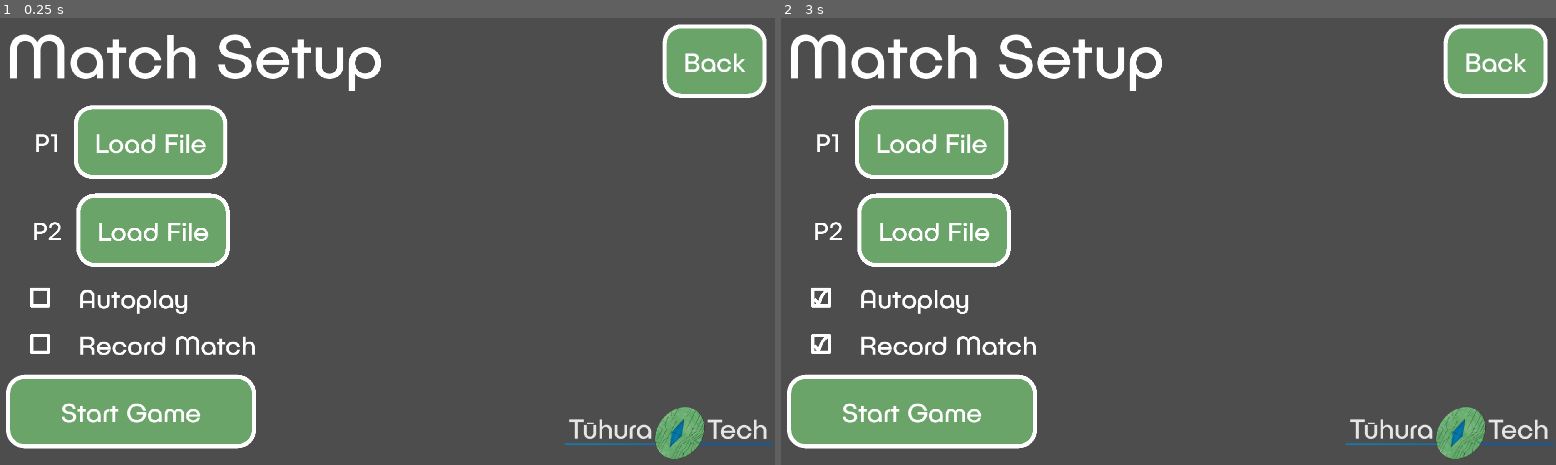
Above: before the commit, frames 1-2 (left to right).
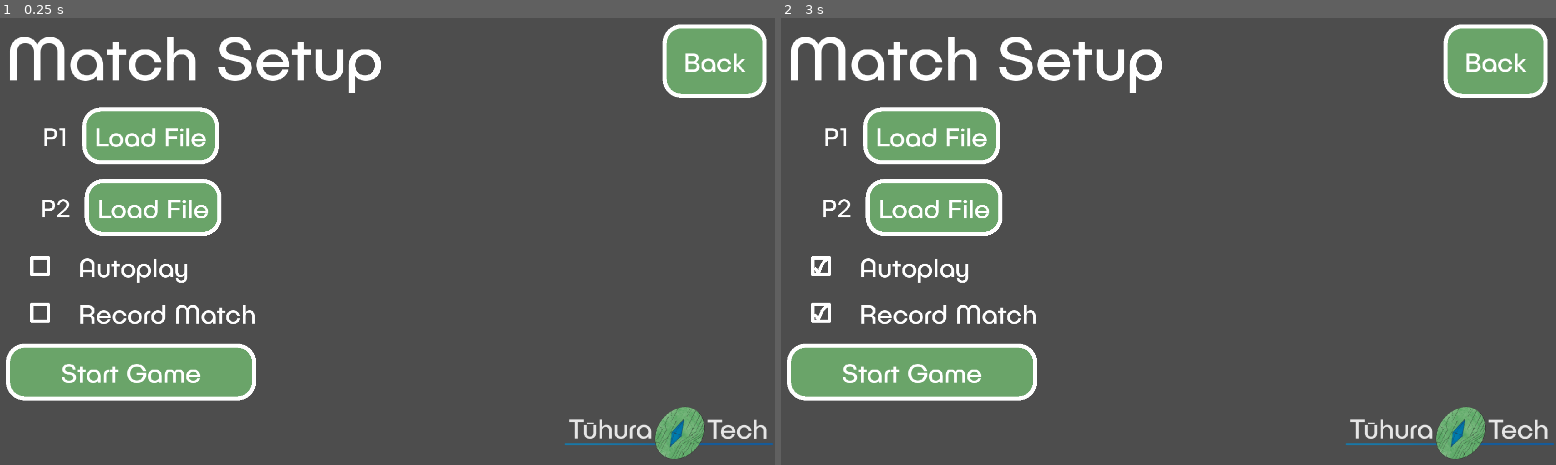
Above: after the commit, the same moments.

Repository: aroyasr/BattleScripts
Game: Godot game, scene res://scenes/match_setup.tscn
Same seed, same stepped clock (60 frames per second), same inputs: the game is played once before the commit and once after it. This scene is started directly instead of the project's main scene.
Inputs:
- Up to frame 1 (0.25 s): no input
- Up to frame 2 (3 s): click "Start Game" at 0.5 s; click "Start Game" at 1.25 s; click "Autoplay" at 2 s; click "Record Match" at 2.75 s

The runs differ from the first frame. In frame 1, 13% of the frame differs, in the area x 0-50%, y 3-97%; in frame 2, 13%.
Error in both runs: Trying to assign value of type 'global.gd' to a variable of type 'GameController.gd'. (res://godot_script/global.gd:8)

Commit message:
Feat: Match screen layout

Diff:
--- a/Assets/button.tres
+++ b/Assets/button.tres
@@ -1,10 +1,10 @@
 [gd_resource type="StyleBoxFlat" format=3 uid="uid://cmq0q1f1lb7qk"]
 
 [resource]
-content_margin_left = 50.0
-content_margin_top = 50.0
-content_margin_right = 50.0
-content_margin_bottom = 50.0
+content_margin_left = 30.0
+content_margin_top = 30.0
+content_margin_right = 30.0
+content_margin_bottom = 30.0
 bg_color = Color(0.415686, 0.643137, 0.411765, 1)
 border_width_left = 10
 border_width_top = 10
--- /dev/null
+++ b/Assets/turn_counter.tres
@@ -0,0 +1,17 @@
+[gd_resource type="Theme" load_steps=3 format=3 uid="uid://cpbrcfvqb8ah7"]
+
+[ext_resource type="FontFile" uid="uid://ci74i11770cx5" path="res://Assets/FaceType - PublicaPlay-Regular.otf" id="1_gu3qf"]
+
+[sub_resource type="StyleBoxFlat" id="StyleBoxFlat_xb028"]
+bg_color = Color(0.415686, 0.643137, 0.411765, 1)
+border_width_left = 15
+border_width_top = 15
+border_width_right = 15
+border_width_bottom = 15
+border_color = Color(1, 1, 1, 1)
+corner_detail = 1
+
+[resource]
+Label/font_sizes/font_size = 70
+Label/fonts/font = ExtResource("1_gu3qf")
+Label/styles/normal = SubResource("StyleBoxFlat_xb028")
--- /dev/null
+++ b/godot_script/turn_history.gd
@@ -0,0 +1,24 @@
+extends Control
+# turn_history.gd
+# Manage animation for the turn history timeline scene.
+# Instantiates new cells and adds them to an array.
+# Displays the 11 most recent turns, by FIFO ordering.
+
+# All cells will be added to Timeline HBOX container, and each time
+# a new cell is added the box will be shifted by 150 pixels to the left
+
+# Each cell is 150 Width, 195 Height
+
+@onready var timeline_container = $TimelineContainer
+
+var cell_width = 195
+var hbox_start_position: int = 1920
+var hbox_position: int = 1920 # This variable will be adjusted by cell width in process
+var hbox_destination: int = 1920 # This variable will be adjusted by cell width on new cell added
+
+var num_cells: int = 0
+
+func _ready() -> void:
+	if timeline_container.get_child_count() > 0:
+		for cell in timeline_container.get_children():
+			cell.queue_free()
--- /dev/null
+++ b/godot_script/turn_history_cell.gd
@@ -0,0 +1,28 @@
+extends VBoxContainer
+class_name TurnHistoryCell
+# turn_history_cell.gd
+# Create a new turn history cell with the provided information.
+
+# Each cell is 150 Width, 195 Height
+
+const turnHistoryCell = preload("res://scenes/turn_history_cell.tscn")
+
+@onready var label_turn = $VBoxContainer/Label_grid1
+@onready var label_p1money = $VBoxContainer/Label_grid2/Money_p1
+@onready var label_p1steal = $VBoxContainer/Label_grid2/Steal_p1
+@onready var label_p1support = $VBoxContainer/Label_grid2/Support_p1
+@onready var label_p2money = $VBoxContainer/Label_grid3/Money_p2
+@onready var label_p2steal = $VBoxContainer/Label_grid3/Steal_p2
+@onready var label_p2support = $VBoxContainer/Label_grid3/Support_p2
+
+static func create(turn: int, p1_choice: int, p1_money_earned: int,
+					p2_choice: int, p2_money_earned: int):
+	var instance = turnHistoryCell.instantiate()
+	instance.label_turn.text = str(turn)
+	instance.p1steal.visible = p1_choice == 0
+	instance.p1support.visible = p1_choice == 1
+	instance.label_p1money.text = "+ $" + str(p1_money_earned)
+	instance.p2steal.visible = p2_choice == 0
+	instance.p2support.visible = p2_choice == 1
+	instance.label_p2money.text = "+ $" + str(p2_money_earned)
+	return instance
--- /dev/null
+++ b/scenes/match.tscn
@@ -0,0 +1,247 @@
+[gd_scene load_steps=13 format=3 uid="uid://bigcta6kjekln"]
+
+[ext_resource type="FontFile" uid="uid://ci74i11770cx5" path="res://Assets/FaceType - PublicaPlay-Regular.otf" id="1_t0cgm"]
+[ext_resource type="Texture2D" uid="uid://dhnr7d0wq6y6w" path="res://Assets/python.png" id="2_5rc6j"]
+[ext_resource type="StyleBox" uid="uid://ckedbw0peroyw" path="res://Assets/button_pressed.tres" id="2_dtxuj"]
+[ext_resource type="Theme" uid="uid://cpbrcfvqb8ah7" path="res://Assets/turn_counter.tres" id="3_5rc6j"]
+[ext_resource type="StyleBox" uid="uid://cmq0q1f1lb7qk" path="res://Assets/button.tres" id="3_mv342"]
+
+[sub_resource type="StyleBoxFlat" id="StyleBoxFlat_6dstc"]
+content_margin_left = 50.0
+content_margin_top = 50.0
+content_margin_right = 50.0
+content_margin_bottom = 50.0
+bg_color = Color(0.386359, 0.604804, 0.382797, 1)
+border_width_left = 10
+border_width_top = 10
+border_width_right = 10
+border_width_bottom = 10
+border_color = Color(1, 1, 1, 1)
+corner_radius_top_left = 45
+corner_radius_top_right = 45
+corner_radius_bottom_right = 45
+corner_radius_bottom_left = 45
+anti_aliasing = false
+anti_aliasing_size = 2.0
+
+[sub_resource type="Theme" id="Theme_su80s"]
+Button/colors/font_color = Color(1, 1, 1, 1)
+Button/font_sizes/font_size = 45
+Button/fonts/font = ExtResource("1_t0cgm")
+Button/styles/hover = SubResource("StyleBoxFlat_6dstc")
+Button/styles/hover_pressed = ExtResource("2_dtxuj")
+Button/styles/normal = ExtResource("3_mv342")
+Button/styles/pressed = ExtResource("2_dtxuj")
+Label/font_sizes/font_size = 45
+Label/fonts/font = ExtResource("1_t0cgm")
+
+[sub_resource type="LabelSettings" id="LabelSettings_dtxuj"]
+font = ExtResource("1_t0cgm")
+font_size = 100
+
+[sub_resource type="Gradient" id="Gradient_su80s"]
+offsets = PackedFloat32Array(0.189394, 0.348485, 0.647727, 0.772727)
+colors = PackedColorArray(1, 1, 1, 1, 0.415686, 0.643137, 0.411765, 1, 0.415686, 0.643137, 0.411765, 1, 1, 1, 1, 1)
+
+[sub_resource type="GradientTexture2D" id="GradientTexture2D_dtxuj"]
+gradient = SubResource("Gradient_su80s")
+fill_from = Vector2(0.521368, 1)
+fill_to = Vector2(0.521368, 0)
+
+[sub_resource type="LabelSettings" id="LabelSettings_mv342"]
+font = ExtResource("1_t0cgm")
+font_size = 70
+
+[sub_resource type="LabelSettings" id="LabelSettings_t0cgm"]
+font = ExtResource("1_t0cgm")
+font_size = 150
+
+[node name="Match" type="Control"]
+layout_mode = 3
+anchors_preset = 8
+anchor_left = 0.5
+anchor_top = 0.5
+anchor_right = 0.5
+anchor_bottom = 0.5
+grow_horizontal = 2
+grow_vertical = 2
+metadata/_edit_vertical_guides_ = [960.0, 640.0, 1280.0]
+
+[node name="Control" type="Control" parent="."]
+anchors_preset = 0
+offset_left = -960.0
+offset_top = -540.0
+offset_right = 960.0
+offset_bottom = 540.0
+theme = SubResource("Theme_su80s")
+
+[node name="VBoxContainer_p1" type="VBoxContainer" parent="Control"]
+layout_mode = 1
+anchors_preset = -1
+anchor_bottom = 1.0
+offset_top = 250.0
+offset_right = 640.0
+offset_bottom = -100.0
+grow_vertical = 2
+alignment = 1
+
+[node name="p1_name_label" type="Label" parent="Control/VBoxContainer_p1"]
+layout_mode = 2
+text = "Selfish"
+label_settings = SubResource("LabelSettings_dtxuj")
+horizontal_alignment = 1
+
+[node name="ImageContainer" type="CenterContainer" parent="Control/VBoxContainer_p1"]
+custom_minimum_size = Vector2(220, 260)
+layout_mode = 2
+size_flags_horizontal = 4
+
+[node name="TextureRect" type="TextureRect" parent="Control/VBoxContainer_p1/ImageContainer"]
+custom_minimum_size = Vector2(200, 240)
+layout_mode = 2
+texture = ExtResource("2_5rc6j")
+
+[node name="p1_money_label" type="Label" parent="Control/VBoxContainer_p1"]
+layout_mode = 2
+text = "Money: $0"
+horizontal_alignment = 1
+
+[node name="Gap" type="Control" parent="Control/VBoxContainer_p1"]
+custom_minimum_size = Vector2(0, 20)
+layout_mode = 2
+
+[node name="p1_steal_label" type="Label" parent="Control/VBoxContainer_p1"]
+layout_mode = 2
+text = "Times steal chosen: 0"
+horizontal_alignment = 1
+
+[node name="p1_support_label" type="Label" parent="Control/VBoxContainer_p1"]
+layout_mode = 2
+text = "Times support chosen: 0"
+horizontal_alignment = 1
+
+[node name="VBoxContainer_p2" type="VBoxContainer" parent="Control"]
+layout_mode = 1
+anchors_preset = -1
+anchor_left = 1.0
+anchor_right = 1.0
+anchor_bottom = 1.0
+offset_left = -640.0
+offset_top = 250.0
+offset_bottom = -100.0
+grow_horizontal = 0
+grow_vertical = 2
+alignment = 1
+
+[node name="p2_name_label" type="Label" parent="Control/VBoxContainer_p2"]
+layout_mode = 2
+text = "Kind"
+label_settings = SubResource("LabelSettings_dtxuj")
+horizontal_alignment = 1
+
+[node name="ImageContainer" type="CenterContainer" parent="Control/VBoxContainer_p2"]
+custom_minimum_size = Vector2(220, 260)
+layout_mode = 2
+size_flags_horizontal = 4
+
+[node name="TextureRect" type="TextureRect" parent="Control/VBoxContainer_p2/ImageContainer"]
+custom_minimum_size = Vector2(200, 240)
+layout_mode = 2
+texture = ExtResource("2_5rc6j")
+
+[node name="p1_money_label" type="Label" parent="Control/VBoxContainer_p2"]
+layout_mode = 2
+text = "Money: $0"
+horizontal_alignment = 1
+
+[node name="Gap" type="Control" parent="Control/VBoxContainer_p2"]
+custom_minimum_size = Vector2(0, 20)
+layout_mode = 2
+
+[node name="p1_steal_label" type="Label" parent="Control/VBoxContainer_p2"]
+layout_mode = 2
+text = "Times steal chosen: 0"
+horizontal_alignment = 1
+
+[node name="p1_support_label" type="Label" parent="Control/VBoxContainer_p2"]
+layout_mode = 2
+text = "Times support chosen: 0"
+horizontal_alignment = 1
+
+[node name="center_line" type="Control" parent="Control"]
+layout_mode = 1
+anchors_preset = 15
+anchor_right = 1.0
+anchor_bottom = 1.0
+grow_horizontal = 2
+grow_vertical = 2
+
+[node name="ColorRect" type="TextureRect" parent="Control/center_line"]
+custom_minimum_size = Vector2(0, 1080)
+layout_mode = 1
+anchors_preset = 8
+anchor_left = 0.5
+anchor_top = 0.5
+anchor_right = 0.5
+anchor_bottom = 0.5
+offset_left = -32.0
+offset_top = -540.0
+offset_right = 32.0
+offset_bottom = 540.0
+grow_horizontal = 2
+grow_vertical = 2
+texture = SubResource("GradientTexture2D_dtxuj")
+
+[node name="VBoxContainer" type="VBoxContainer" parent="Control/center_line"]
+layout_mode = 1
+anchors_preset = 8
+anchor_left = 0.5
+anchor_top = 0.5
+anchor_right = 0.5
+anchor_bottom = 0.5
+offset_left = -20.0
+offset_top = -27.0
+offset_right = 20.0
+offset_bottom = 27.0
+grow_horizontal = 2
+grow_vertical = 2
+
+[node name="Label" type="Label" parent="Control/center_line/VBoxContainer"]
+layout_mode = 2
+text = "Turn"
+label_settings = SubResource("LabelSettings_mv342")
+horizontal_alignment = 1
+
+[node name="turn_count_label" type="Label" parent="Control/center_line/VBoxContainer"]
+custom_minimum_size = Vector2(300, 300)
+layout_mode = 2
+theme = ExtResource("3_5rc6j")
+text = "0"
+label_settings = SubResource("LabelSettings_t0cgm")
+horizontal_alignment = 1
+vertical_alignment = 1
+
+[node name="Button_next" type="Button" parent="Control"]
+layout_mode = 1
+anchors_preset = 7
+anchor_left = 0.5
+anchor_top = 1.0
+anchor_right = 0.5
+anchor_bottom = 1.0
+offset_left = -78.5
+offset_top = -205.0
+offset_right = 78.5
+offset_bottom = -91.0
+grow_horizontal = 2
+grow_vertical = 0
+text = "Next"
+
+[node name="Button_exit" type="Button" parent="Control"]
+layout_mode = 1
+anchors_preset = 2
+anchor_top = 1.0
+anchor_bottom = 1.0
+offset_top = -114.0
+offset_right = 138.0
+grow_vertical = 0
+text = "Exit"
--- /dev/null
+++ b/scenes/turn_history.tscn
@@ -0,0 +1,76 @@
+[gd_scene load_steps=8 format=3 uid="uid://d0edcfie6q8ux"]
+
+[ext_resource type="Script" uid="uid://b2givwamq3qos" path="res://godot_script/turn_history.gd" id="1_s6yyv"]
+[ext_resource type="PackedScene" uid="uid://c3v67f58xq062" path="res://scenes/turn_history_cell.tscn" id="1_yjx2c"]
+[ext_resource type="FontFile" uid="uid://ci74i11770cx5" path="res://Assets/FaceType - PublicaPlay-Regular.otf" id="3_xbkaw"]
+
+[sub_resource type="Theme" id="Theme_4awtv"]
+HBoxContainer/constants/separation = 0
+
+[sub_resource type="StyleBoxFlat" id="StyleBoxFlat_s6yyv"]
+bg_color = Color(0.415686, 0.643137, 0.411765, 1)
+border_width_left = 5
+border_width_top = 5
+border_width_right = 5
+border_width_bottom = 5
+border_color = Color(1, 1, 1, 1)
+
+[sub_resource type="Theme" id="Theme_rnllq"]
+Label/styles/normal = SubResource("StyleBoxFlat_s6yyv")
+VBoxContainer/constants/separation = 0
+
+[sub_resource type="LabelSettings" id="LabelSettings_7tdqy"]
+paragraph_spacing = 2.5
+font = ExtResource("3_xbkaw")
+font_size = 40
+
+[node name="TurnHistory" type="Control"]
+layout_mode = 3
+anchors_preset = 15
+anchor_right = 1.0
+anchor_bottom = 1.0
+grow_horizontal = 2
+grow_vertical = 2
+script = ExtResource("1_s6yyv")
+
+[node name="TimelineContainer" type="HBoxContainer" parent="."]
+layout_mode = 0
+offset_left = 1920.0
+offset_right = 3570.0
+offset_bottom = 195.0
+theme = SubResource("Theme_4awtv")
+
+[node name="TurnHistoryCell" parent="TimelineContainer" instance=ExtResource("1_yjx2c")]
+layout_mode = 2
+
+[node name="VBoxContainer" type="VBoxContainer" parent="."]
+z_index = 1
+z_as_relative = false
+layout_mode = 0
+offset_right = 270.0
+offset_bottom = 195.0
+theme = SubResource("Theme_rnllq")
+
+[node name="Label" type="Label" parent="VBoxContainer"]
+custom_minimum_size = Vector2(0, 65)
+layout_mode = 2
+text = "Turn"
+label_settings = SubResource("LabelSettings_7tdqy")
+horizontal_alignment = 1
+vertical_alignment = 1
+
+[node name="Label2" type="Label" parent="VBoxContainer"]
+custom_minimum_size = Vector2(0, 65)
+layout_mode = 2
+text = "P1"
+label_settings = SubResource("LabelSettings_7tdqy")
+horizontal_alignment = 1
+vertical_alignment = 1
+
+[node name="Label3" type="Label" parent="VBoxContainer"]
+custom_minimum_size = Vector2(0, 65)
+layout_mode = 2
+text = "P2"
+label_settings = SubResource("LabelSettings_7tdqy")
+horizontal_alignment = 1
+vertical_alignment = 1
--- /dev/null
+++ b/scenes/turn_history_cell.tscn
@@ -0,0 +1,170 @@
+[gd_scene load_steps=12 format=3 uid="uid://c3v67f58xq062"]
+
+[ext_resource type="Script" uid="uid://ba7h7b4mchqvu" path="res://godot_script/turn_history_cell.gd" id="1_tb8s1"]
+[ext_resource type="FontFile" uid="uid://ci74i11770cx5" path="res://Assets/FaceType - PublicaPlay-Regular.otf" id="1_ueyk5"]
+[ext_resource type="FontFile" uid="uid://bwmgt6knwlbpl" path="res://Assets/PixelOperatorMono-Bold.ttf" id="2_tb8s1"]
+
+[sub_resource type="StyleBoxFlat" id="StyleBoxFlat_tb8s1"]
+bg_color = Color(0.6, 0.6, 0.6, 0)
+border_width_left = 5
+border_width_top = 5
+border_width_right = 5
+border_width_bottom = 5
+border_color = Color(1, 1, 1, 1)
+
+[sub_resource type="Theme" id="Theme_av0ql"]
+Label/styles/normal = SubResource("StyleBoxFlat_tb8s1")
+VBoxContainer/constants/separation = 0
+
+[sub_resource type="LabelSettings" id="LabelSettings_mxdps"]
+paragraph_spacing = 2.5
+font = ExtResource("1_ueyk5")
+font_size = 40
+
+[sub_resource type="StyleBoxEmpty" id="StyleBoxEmpty_bkqjh"]
+
+[sub_resource type="LabelSettings" id="LabelSettings_cal3j"]
+font = ExtResource("2_tb8s1")
+font_size = 32
+font_color = Color(1, 0.229536, 0.174185, 1)
+
+[sub_resource type="LabelSettings" id="LabelSettings_et776"]
+font = ExtResource("2_tb8s1")
+font_size = 32
+font_color = Color(0.233148, 0.457125, 1, 1)
+
+[sub_resource type="StyleBoxEmpty" id="StyleBoxEmpty_fmroj"]
+
+[sub_resource type="LabelSettings" id="LabelSettings_a1cjs"]
+font = ExtResource("2_tb8s1")
+font_size = 32
+
+[node name="TurnHistoryCell" type="VBoxContainer"]
+offset_right = 150.0
+offset_bottom = 195.0
+theme = SubResource("Theme_av0ql")
+script = ExtResource("1_tb8s1")
+
+[node name="Label_grid1" type="Label" parent="."]
+custom_minimum_size = Vector2(150, 65)
+layout_mode = 2
+text = "0"
+label_settings = SubResource("LabelSettings_mxdps")
+horizontal_alignment = 1
+vertical_alignment = 1
+
+[node name="Label_grid2" type="Label" parent="."]
+custom_minimum_size = Vector2(150, 65)
+layout_mode = 2
+label_settings = SubResource("LabelSettings_mxdps")
+horizontal_alignment = 1
+vertical_alignment = 1
+
+[node name="Steal_p1" type="Label" parent="Label_grid2"]
+visible = false
+layout_mode = 1
+anchors_preset = 5
+anchor_left = 0.5
+anchor_right = 0.5
+offset_left = -48.0
+offset_top = 2.0
+offset_right = 48.0
+offset_bottom = 35.0
+grow_horizontal = 2
+theme_override_styles/normal = SubResource("StyleBoxEmpty_bkqjh")
+text = "Steal!"
+label_settings = SubResource("LabelSettings_cal3j")
+horizontal_alignment = 1
+vertical_alignment = 1
+
+[node name="Support_p1" type="Label" parent="Label_grid2"]
+visible = false
+layout_mode = 1
+anchors_preset = 5
+anchor_left = 0.5
+anchor_right = 0.5
+offset_left = -48.0
+offset_top = 2.0
+offset_right = 48.0
+offset_bottom = 35.0
+grow_horizontal = 2
+theme_override_styles/normal = SubResource("StyleBoxEmpty_bkqjh")
+text = "Support!"
+label_settings = SubResource("LabelSettings_et776")
+horizontal_alignment = 1
+vertical_alignment = 1
+
+[node name="Money_p1" type="Label" parent="Label_grid2"]
+layout_mode = 1
+anchors_preset = 7
+anchor_left = 0.5
+anchor_top = 1.0
+anchor_right = 0.5
+anchor_bottom = 1.0
+offset_left = -32.0
+offset_top = -35.0
+offset_right = 32.0
+offset_bottom = -2.0
+grow_horizontal = 2
+grow_vertical = 0
+theme_override_styles/normal = SubResource("StyleBoxEmpty_fmroj")
+text = "+ $x"
+label_settings = SubResource("LabelSettings_a1cjs")
+
+[node name="Label_grid3" type="Label" parent="."]
+custom_minimum_size = Vector2(150, 65)
+layout_mode = 2
+label_settings = SubResource("LabelSettings_mxdps")
+horizontal_alignment = 1
+vertical_alignment = 1
+
+[node name="Steal_p2" type="Label" parent="Label_grid3"]
+visible = false
+layout_mode = 1
+anchors_preset = 5
+anchor_left = 0.5
+anchor_right = 0.5
+offset_left = -48.0
+offset_top = 2.0
+offset_right = 48.0
+offset_bottom = 35.0
+grow_horizontal = 2
+theme_override_styles/normal = SubResource("StyleBoxEmpty_bkqjh")
+text = "Steal!"
+label_settings = SubResource("LabelSettings_cal3j")
+horizontal_alignment = 1
+vertical_alignment = 1
+
+[node name="Support_p2" type="Label" parent="Label_grid3"]
+visible = false
+layout_mode = 1
+anchors_preset = 5
+anchor_left = 0.5
+anchor_right = 0.5
+offset_left = -48.0
+offset_top = 2.0
+offset_right = 48.0
+offset_bottom = 35.0
+grow_horizontal = 2
+theme_override_styles/normal = SubResource("StyleBoxEmpty_bkqjh")
+text = "Support!"
+label_settings = SubResource("LabelSettings_et776")
+horizontal_alignment = 1
+vertical_alignment = 1
+
+[node name="Money_p2" type="Label" parent="Label_grid3"]
+layout_mode = 1
+anchors_preset = 7
+anchor_left = 0.5
+anchor_top = 1.0
+anchor_right = 0.5
+anchor_bottom = 1.0
+offset_left = -32.0
+offset_top = -35.0
+offset_right = 32.0
+offset_bottom = -2.0
+grow_horizontal = 2
+grow_vertical = 0
+theme_override_styles/normal = SubResource("StyleBoxEmpty_fmroj")
+text = "+ $x"
+label_settings = SubResource("LabelSettings_a1cjs")
Binary file added: Assets/PixelOperatorMono-Bold.ttf
Not shown, added: Assets/PixelOperatorMono-Bold.ttf.import
Not shown, added: godot_script/turn_history.gd.uid
Not shown, added: godot_script/turn_history_cell.gd.uid
